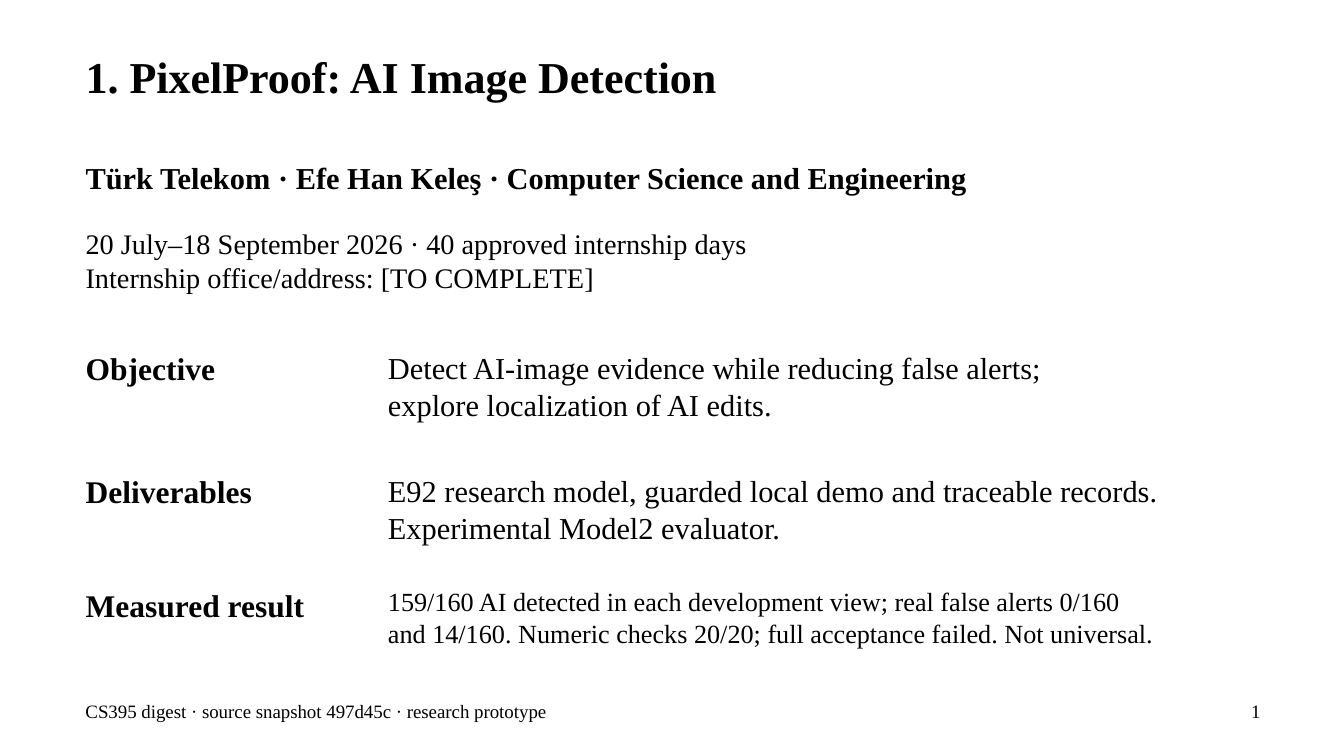
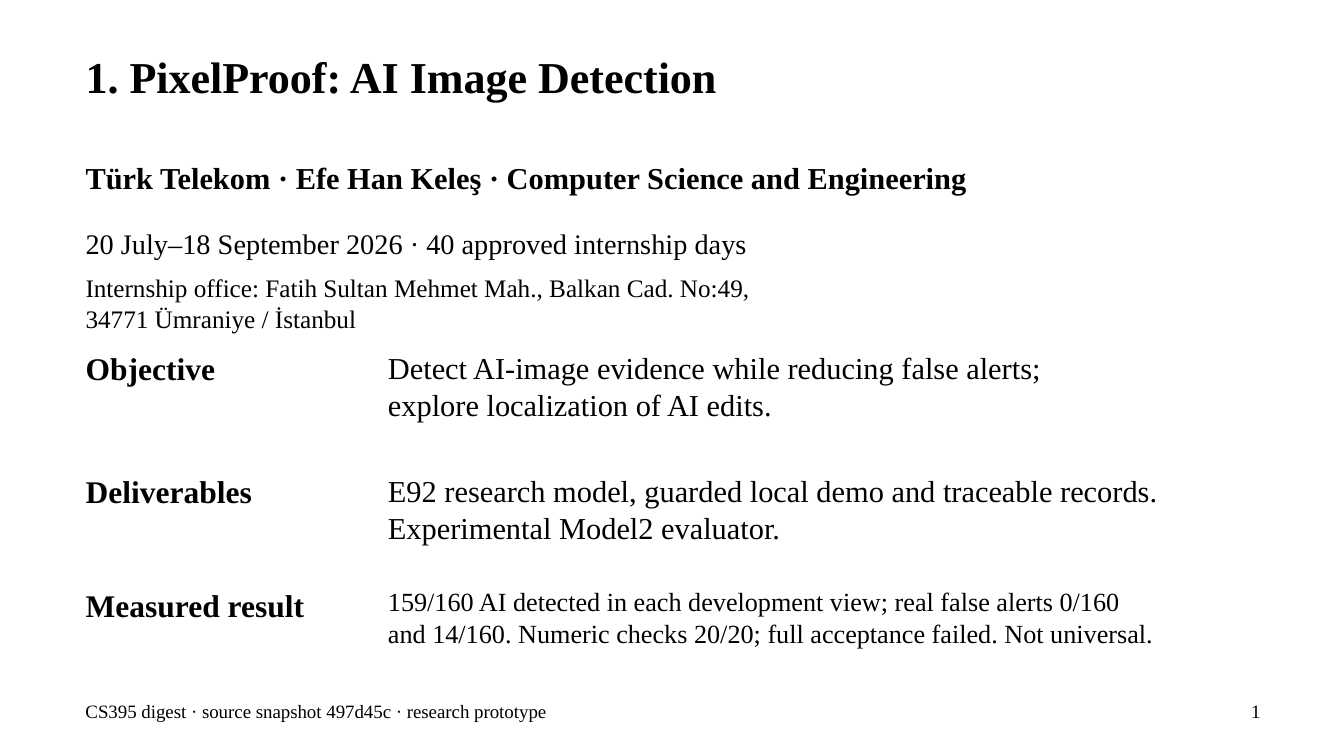
Before and after one commit to EfeHanKeles346/ai-image-detector, a slide deck: slide 1 of rapor/final_2026/deliverables/CS395_Digest_EfeHan_Keles_25September2026.pptx. Drawn at 1344x756 pixels with LibreOffice and Linux fonts; fonts in the diff are those of the drawing. Boxes give left, top, right and bottom in pixels: in the first picture for what was removed or moved away, otherwise in the second. Text is boxed around its words. In the diff, an @@ line names an element or a change of style, - is before the commit and + after.

Commit message:
docs: incorporate student internship details and refresh submission files

```diff
--- a/rapor/final_2026/deliverables/CS395_Digest_EfeHan_Keles_25September2026.pptx
+++ b/rapor/final_2026/deliverables/CS395_Digest_EfeHan_Keles_25September2026.pptx
@@ text at (86,268,594,294): paragraph removed @@
-Internship office/address: [TO COMPLETE]
@@ text added at (86,279,749,334), 18 pt, text #000000 @@
+Internship office: Fatih Sultan Mehmet Mah., Balkan Cad. No:49,
+34771 Ümraniye / İstanbul
```
Also in this commit, not shown: 17 other files.
